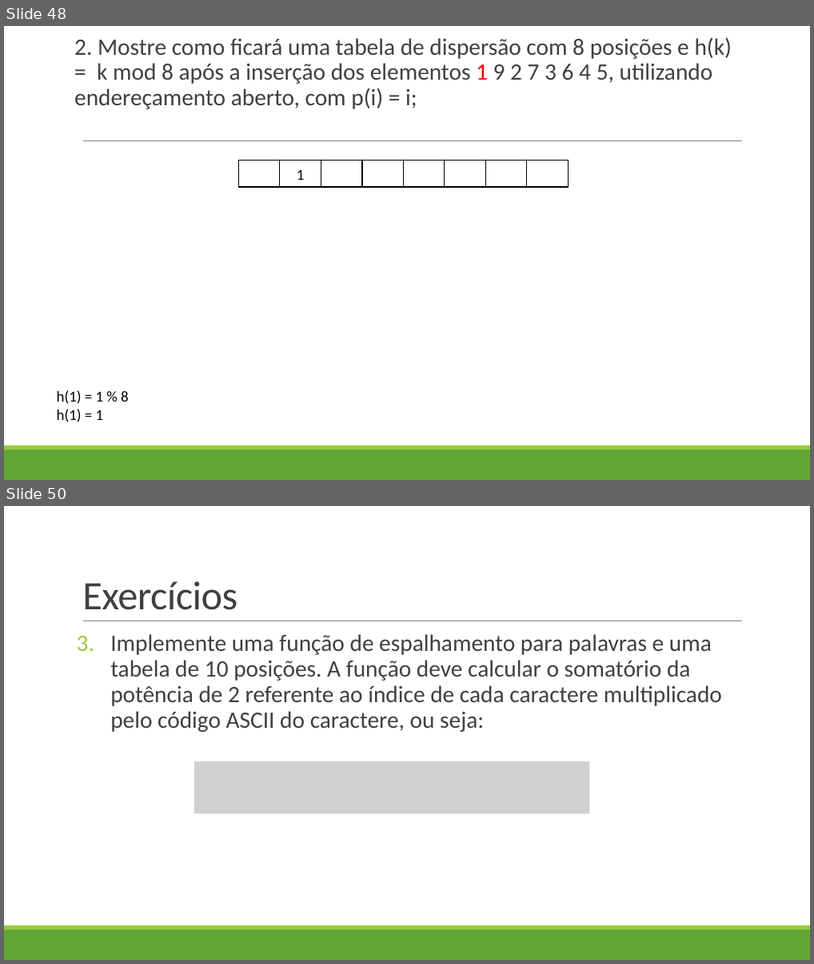
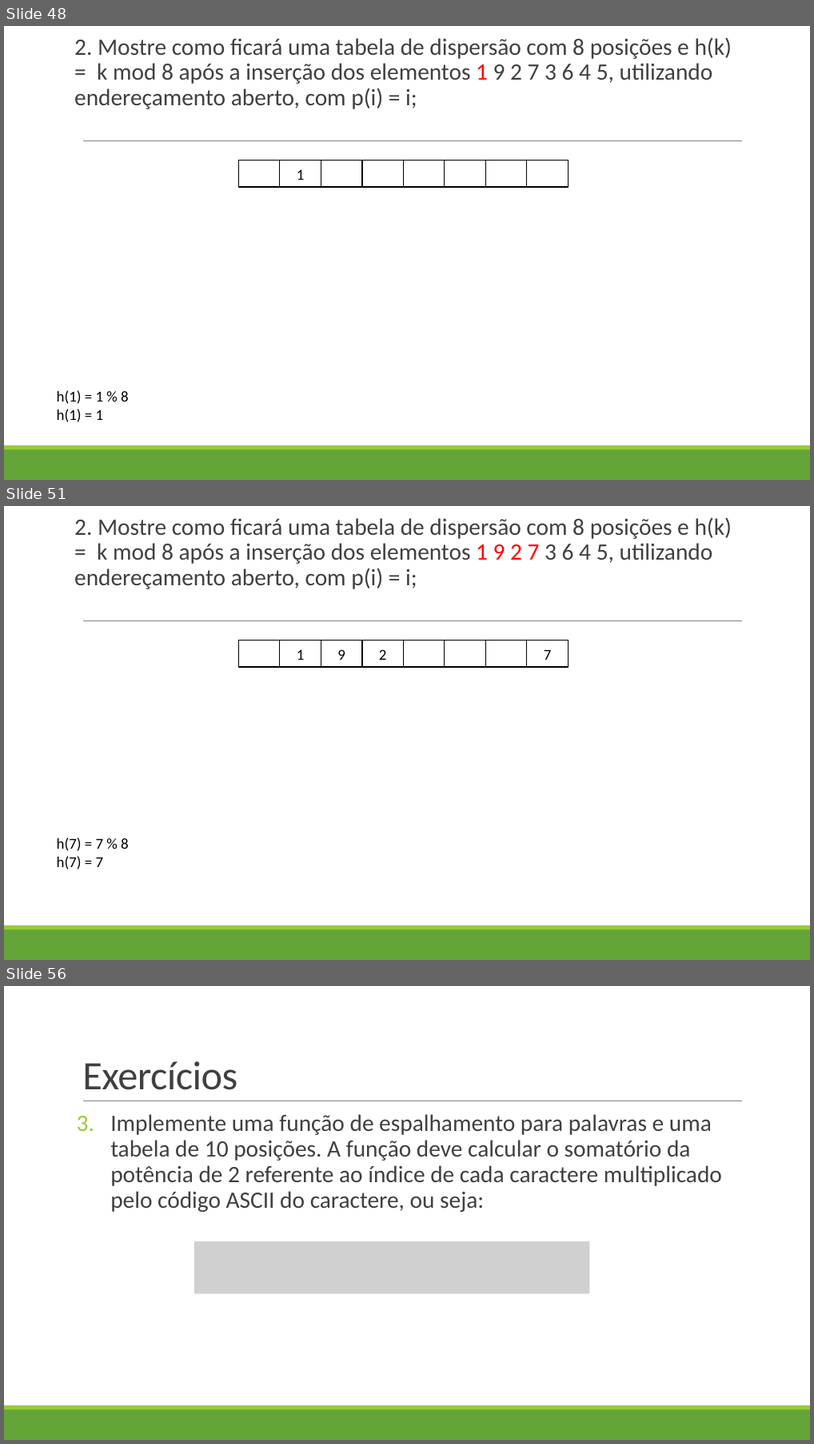
Before and after one commit to machadosbruno/Estrutura-de-Dados-II, a slide deck: aula9-4fc54308f1914caa9b6db30b008e7c5a.pptx. Shown one above the other, each under a label of ours: slides 48 and 50 before the commit, slides 48, 51 and 56 after it; the slides between them are not shown. The pictures are 814x964 and 814x1444 pixels, drawn with LibreOffice and Linux fonts; fonts in the diff are those of the drawing; grey boxes stand for pictures. Boxes give left, top, right and bottom in pixels: in the first picture for what was removed or moved away, otherwise in the second. Text is boxed around its words. In the diff, an @@ line names an element or a change of style, - is before the commit and + after.

```diff
--- a/aula9-4fc54308f1914caa9b6db30b008e7c5a.pptx
+++ b/aula9-4fc54308f1914caa9b6db30b008e7c5a.pptx
@@ slide 51 added at bbox=[4, 506, 810, 960], background #FFFFFF; not listed: 3 template elements that a slide beside it also shows @@
@@ text added at bbox=[74, 517, 733, 589], 28 pt, text #404040 @@
+2. Mostre como ficará uma tabela de dispersão com 8 posições e h(k) = k mod 8 após a inserção dos elementos 1 9 2 7 3 6 4 5, utilizando endereçamento aberto, com p(i) = i;
@@ rectangle added at bbox=[238, 640, 280, 667], outline #000000 1.25 pt @@
@@ rectangle added at bbox=[280, 640, 321, 667], outline #000000 1.25 pt, 18 pt, text #000000 @@
+1
@@ rectangle added at bbox=[321, 640, 362, 667], outline #000000 1.25 pt, 18 pt, text #000000 @@
+9
@@ rectangle added at bbox=[362, 640, 403, 667], outline #000000 1.25 pt, 18 pt, text #000000 @@
+2
@@ rectangle added at bbox=[404, 640, 445, 667], outline #000000 1.25 pt @@
@@ rectangle added at bbox=[445, 640, 486, 667], outline #000000 1.25 pt @@
@@ rectangle added at bbox=[486, 640, 527, 667], outline #000000 1.25 pt @@
@@ rectangle added at bbox=[527, 640, 569, 667], outline #000000 1.25 pt, 18 pt, text #000000 @@
+7
@@ text added at bbox=[57, 837, 129, 869], 18 pt, text #000000 @@
+h(7) = 7 % 8
+h(7) = 7
@@ what was slide 50 is now slide 56 @@
```
Also in this commit, not shown: 1 slide changed, 5 other slides added.
